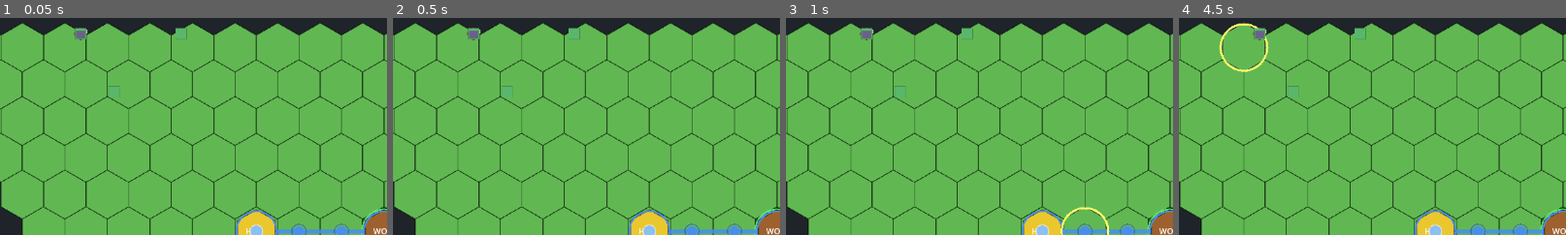
Above: before the commit, frames 1-4 (left to right).
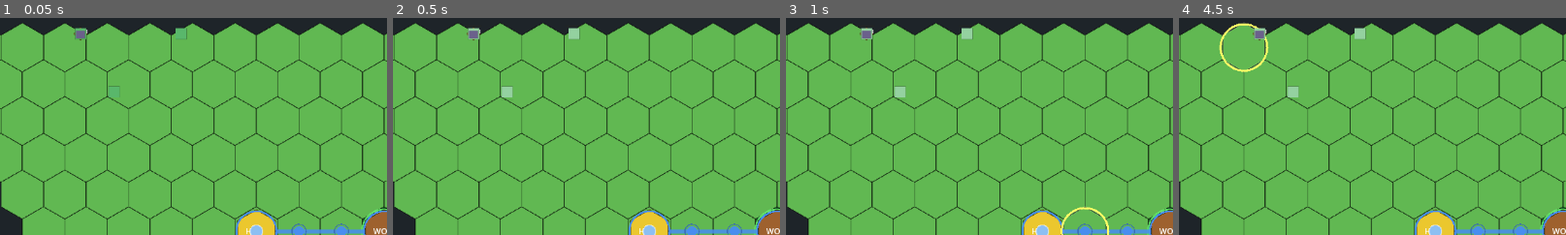
Above: after the commit, the same moments.

Repository: Joesalmon1985/logistics-rts-sim
Game: Godot game, scene res://client/scenes/economy_spectator_bot_demo.tscn
The game is run twice, just before and just after one commit, with the same random seed, the same clock (stepped at 60 frames per second) and the same inputs. The project has no main scene, so this scene is started directly.
Inputs (mouse positions are % of the whole screen's width and height, from its top left):
- Up to frame 1 (0.05 s): no input
- Up to frame 2 (0.5 s): no input
- Up to frame 3 (1 s): tap Enter at 0.5 s; move the mouse to (51, 83) at 0.52 s; click (51, 83) at 0.67 s
- Up to frame 4 (4.5 s): tap Space at 1.25, 2.75, 4.25 s; move the mouse to (30, 55) at 1.27 s; click (30, 55) at 1.42 s; tap Enter at 2, 3.5 s; move the mouse to (60, 28) at 2.02 s; click (60, 28) at 2.17 s; move the mouse to (45, 70) at 2.77 s; click (45, 70) at 2.92 s; move the mouse to (80, 65) at 3.52 s; click (80, 65) at 3.67 s; move the mouse to (20, 35) at 4.27 s; click (20, 35) at 4.42 s
The pictures show only the part of the screen within x 14-64%, y 30-80%; the shares and areas given below are measured in that part.

Frame 1 is identical in both runs. In frame 2, 0.4% of the frame differs, in the area x 19-49%, y 4-37%; in frame 3, 0.4%; in frame 4, 0.4%, in the area x 18-49%, y 3-37%.

Commit message:
feat: polish spectator animation rhythm and feedback
Tune per-family FPS, pulse durations, and enforce sprite budget cap.

Co-authored-by: Cursor <cursoragent@cursor.com>

Diff:
--- a/godot_project/client/adapters/mock_economy_atlas.gd
+++ b/godot_project/client/adapters/mock_economy_atlas.gd
@@ -45,7 +45,8 @@
 		var anim_id: StringName = StringName(str(anim_name))
 		if not sprite_frames.has_animation(anim_id):
 			sprite_frames.add_animation(anim_id)
-		sprite_frames.set_animation_speed(anim_id, float(anim.get("fps", 8)))
+		var fps: float = float(_animation_fps_override(str(anim_name), float(anim.get("fps", 8))))
+		sprite_frames.set_animation_speed(anim_id, fps)
 		sprite_frames.set_animation_loop(anim_id, bool(anim.get("loop", true)))
 		for frame_id in anim.get("frames", []):
 			var rect: Dictionary = frames.get(str(frame_id), {})
@@ -93,3 +94,21 @@
 		return ImageTexture.create_from_image(image)
 	var imported: Texture2D = load(PNG_PATH) as Texture2D
 	return imported
+
+
+static func _animation_fps_override(anim_name: String, default_fps: float) -> float:
+	match anim_name:
+		"road_flow_loop":
+			return 6.0
+		"carrier_move_loop", "carrier_carrying_loop":
+			return 10.0
+		"ware_log_move_loop", "ware_plank_move_loop", "ware_stone_move_loop", "ware_generic_move_loop":
+			return 9.0
+		"building_working_loop":
+			return 7.0
+		"construction_complete_pulse", "storage_activity_pulse", "building_activity_pulse":
+			return 12.0
+		"warning_blocked_loop":
+			return 5.0
+		_:
+			return default_fps
--- a/godot_project/client/ui/economy_sprite_layer.gd
+++ b/godot_project/client/ui/economy_sprite_layer.gd
@@ -3,14 +3,16 @@
 
 ## Pools AnimatedSprite2D nodes driven by spectator sprite_states (viewer-only).
 
-const PULSE_ANIMATIONS: Array[String] = [
-	"construction_complete_pulse",
-	"storage_activity_pulse",
-	"building_activity_pulse",
-]
+const PULSE_ANIMATIONS: Dictionary = {
+	"construction_complete_pulse": 0.55,
+	"storage_activity_pulse": 0.5,
+	"building_activity_pulse": 0.45,
+}
+const PULSE_HIDE_DEFAULT: float = 0.45
 
 var _sprites: Dictionary = {}
 var _labels: Dictionary = {}
+var _pulse_timers: Dictionary = {}
 var _sprite_frames: SpriteFrames = null
 var _map_viewport: MapViewport = null
 var active_count: int = 0
@@ -33,9 +35,11 @@
 			var sprite: AnimatedSprite2D = _sprites[key] as AnimatedSprite2D
 			if sprite != null:
 				sprite.visible = false
+		active_count = 0
 		return
-	for key in states.keys():
-		var entry: Dictionary = states[key]
+	var capped_states: Dictionary = _cap_sprite_states(states)
+	for key in capped_states.keys():
+		var entry: Dictionary = capped_states[key]
 		if typeof(entry) != TYPE_DICTIONARY:
 			continue
 		var animation: String = str(entry.get("animation", ""))
@@ -59,8 +63,8 @@
 		used_keys[key] = true
 		active_count += 1
 		_update_ware_label(key, entry, pos)
-		if animation in PULSE_ANIMATIONS:
-			_schedule_pulse_hide(key, 0.45)
+		if PULSE_ANIMATIONS.has(animation):
+			_schedule_pulse_hide(key, float(PULSE_ANIMATIONS[animation]))
 	for key in _sprites.keys():
 		if not used_keys.has(key):
 			var sprite: AnimatedSprite2D = _sprites[key] as AnimatedSprite2D
@@ -108,9 +112,24 @@
 	label.visible = true
 
 
+func _cap_sprite_states(states: Dictionary) -> Dictionary:
+	if states.size() <= EconomySpectatorMetrics.SPRITE_BUDGET_CAP:
+		return states
+	var keys: Array = states.keys()
+	keys.sort()
+	var capped: Dictionary = {}
+	for i in range(mini(keys.size(), EconomySpectatorMetrics.SPRITE_BUDGET_CAP)):
+		var key: String = str(keys[i])
+		capped[key] = states[key]
+	return capped
+
+
 func _schedule_pulse_hide(key: String, duration: float) -> void:
 	if not is_inside_tree():
 		return
+	if _pulse_timers.has(key):
+		return
+	_pulse_timers[key] = true
 	var timer := get_tree().create_timer(duration)
 	timer.timeout.connect(_on_pulse_hide_timeout.bind(key), CONNECT_ONE_SHOT)
 
@@ -123,6 +142,7 @@
 		sprite.visible = false
 		sprite.queue_free()
 	_sprites.erase(key)
+	_pulse_timers.erase(key)
 	var label: Label = _labels.get(key) as Label
 	if is_instance_valid(label):
 		label.queue_free()
@@ -140,4 +160,5 @@
 			label.queue_free()
 	_sprites.clear()
 	_labels.clear()
+	_pulse_timers.clear()
 	active_count = 0
